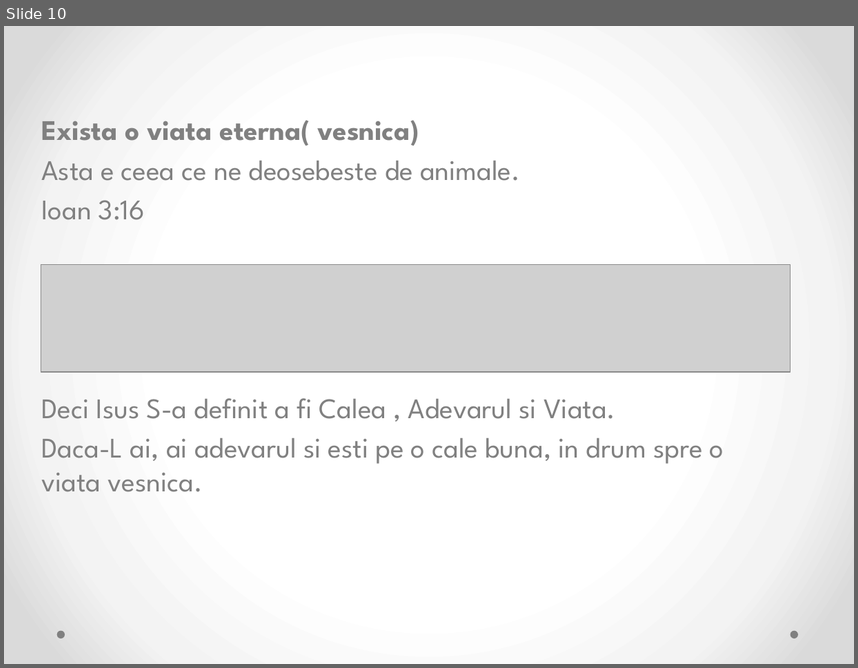
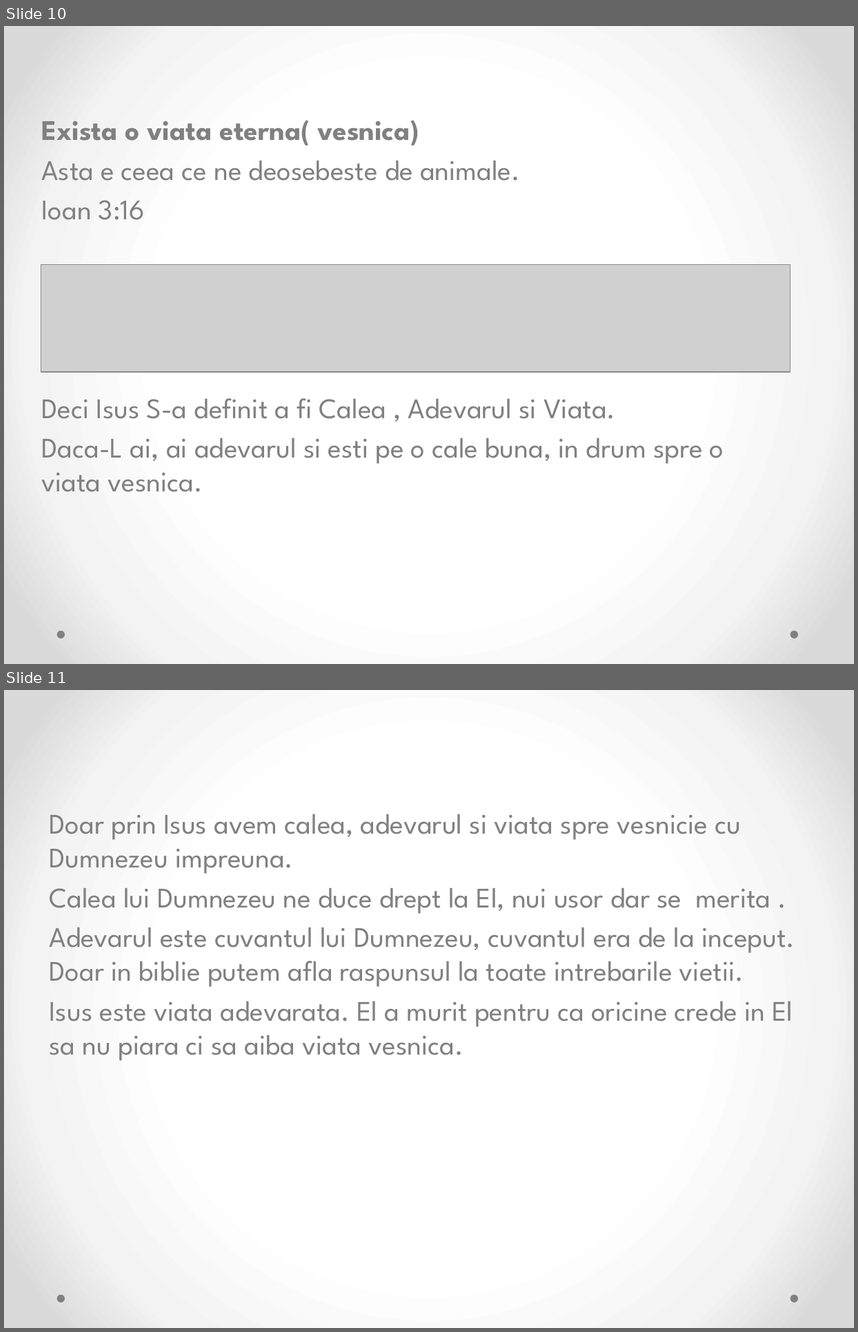
Before and after one commit to justmaxs/madsdad, a slide deck: TIneret.pptx. Shown one above the other, each under a label of ours: slide 10 before the commit, slides 10 and 11 after it. The pictures are 858x668 and 858x1332 pixels, drawn with LibreOffice and Linux fonts; fonts in the diff are those of the drawing; grey boxes stand for pictures. Boxes give left, top, right and bottom in pixels: in the first picture for what was removed or moved away, otherwise in the second. Text is boxed around its words. In the diff, an @@ line names an element or a change of style, - is before the commit and + after.

```diff
--- a/TIneret.pptx
+++ b/TIneret.pptx
@@ slide 11 added at <box>4,690,854,1328</box>, background gradient #FFFFFF to #F4F4F4 to #DADADA; not listed: 2 template elements that a slide beside it also shows @@
@@ text added at <box>50,814,795,1061</box>, 24 pt, text #808080 @@
+Doar prin Isus avem calea, adevarul si viata spre vesnicie cu Dumnezeu impreuna.
+Calea lui Dumnezeu ne duce drept la El, nui usor dar se merita .
+Adevarul este cuvantul lui Dumnezeu, cuvantul era de la inceput. Doar in biblie putem afla raspunsul la toate intrebarile vietii.
+Isus este viata adevarata. El a murit pentru ca oricine crede in El sa nu piara ci sa aiba viata vesnica.
```
Also in this commit, not shown: 1 slide changed.
